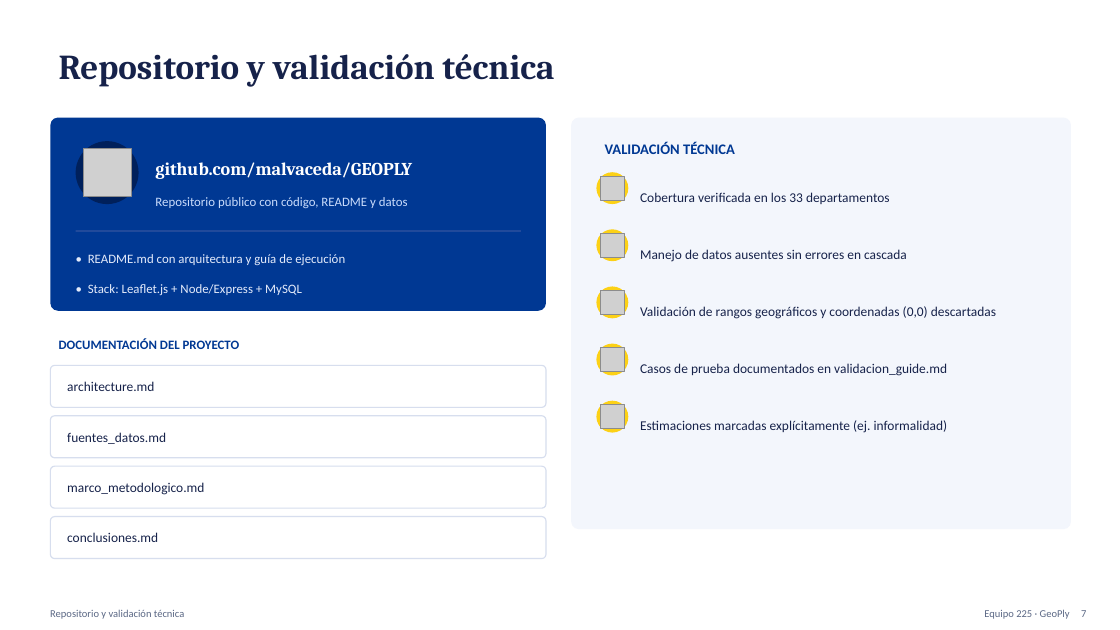
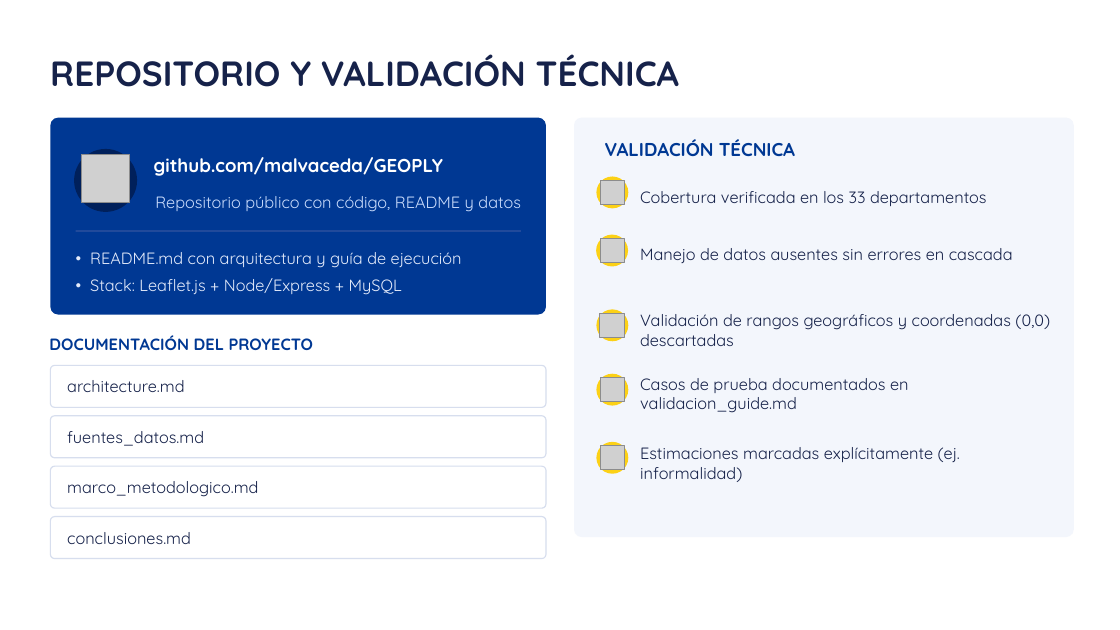
Before and after one commit to malvaceda/GEOPLY, a slide deck: slide 7 of GeoPly_Sustentacion.pptx. Drawn at 1120x630 pixels with LibreOffice and Linux fonts; fonts in the diff are those of the drawing; grey boxes stand for pictures. Boxes give left, top, right and bottom in pixels: in the first picture for what was removed or moved away, otherwise in the second. Text is boxed around its words. In the diff, an @@ line names an element or a change of style, - is before the commit and + after.

```diff
--- a/GeoPly_Sustentacion.pptx
+++ b/GeoPly_Sustentacion.pptx
@@ text at <box>50,54,679,87</box>: text changed; font Cambria to Quicksand @@
-Repositorio y validación técnica
+REPOSITORIO Y VALIDACIÓN TÉCNICA
@@ rounded rectangle: place and size @@
-rounded rectangle at <box>571,118,1071,529</box>
+rounded rectangle at <box>574,118,1074,537</box>
@@ ellipse: place and size @@
-ellipse at <box>76,141,139,204</box>
+ellipse at <box>74,149,137,212</box>
@@ text "github.com/malvaceda/GEOPLY" at <box>154,157,443,176</box>: size 15.5 to 16 pt, font Cambria to Quicksand @@
@@ text "VALIDACIÓN TÉCNICA" at <box>605,139,795,156</box>: size 12.5 to 16 pt, font Calibri to Quicksand @@
@@ 3 pictures, 2 ellipses: place and size @@
-3 pictures, 2 ellipses at <box>83,149,628,261</box>
+3 pictures, 2 ellipses at <box>82,155,628,266</box>
@@ 1 text, 1 picture, 1 ellipse: place and size @@
-1 text, 1 picture, 1 ellipse at <box>597,287,996,319</box>
+1 text, 1 picture, 1 ellipse at <box>597,309,1050,346</box>
@@ size 11 to 14 pt, font Calibri to Quicksand in 4 elements at <box>155,196,521,212</box>, <box>90,252,462,268</box>, <box>90,278,402,295</box>, <box>49,335,314,350</box> @@
@@ text "DOCUMENTACIÓN DEL PROYECTO": place and size @@
-text "DOCUMENTACIÓN DEL PROYECTO" at <box>59,338,240,349</box>
+text "DOCUMENTACIÓN DEL PROYECTO" at <box>49,335,314,350</box>
@@ ellipse: place and size @@
-ellipse at <box>597,344,628,376</box>
+ellipse at <box>597,374,628,406</box>
@@ picture: place and size @@
-picture at <box>601,348,625,372</box>
+picture at <box>601,377,625,402</box>
@@ text "Casos de prueba documentados en ...": place and size @@
-text "Casos de prueba documentados en ..." at <box>640,363,947,376</box>
+text "Casos de prueba documentados en ..." at <box>640,378,909,413</box>
@@ 1 picture, 1 text, 1 ellipse: place and size @@
-1 picture, 1 text, 1 ellipse at <box>597,401,948,433</box>
+1 picture, 1 text, 1 ellipse at <box>597,442,960,482</box>
@@ size 11.5 to 14 pt, font Calibri to Quicksand in 9 elements at <box>640,191,987,206</box>, <box>640,248,1013,263</box>, <box>67,380,185,392</box>, <box>67,431,204,446</box>, <box>67,481,258,497</box>, <box>67,532,191,544</box>, <box>640,314,1050,346</box>, <box>640,378,909,413</box>, <box>640,447,960,482</box> @@
@@ text removed at <box>50,610,184,619</box> @@
-Repositorio y validación técnica
@@ text removed at <box>984,609,1070,619</box> @@
-Equipo 225 · GeoPly
@@ text removed at <box>1081,610,1086,617</box> @@
-7
```
Also in this commit, not shown: 7 other slides changed.
